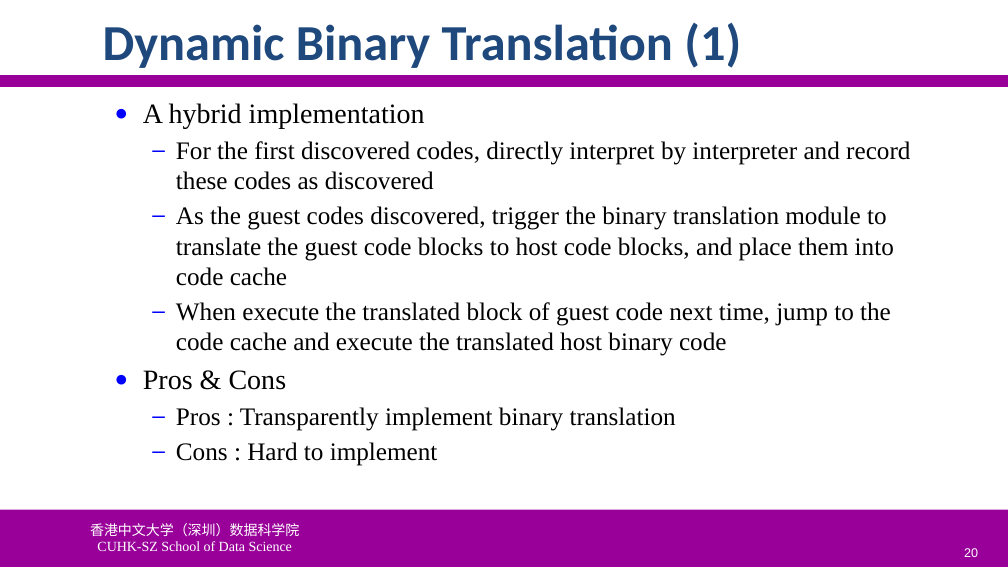
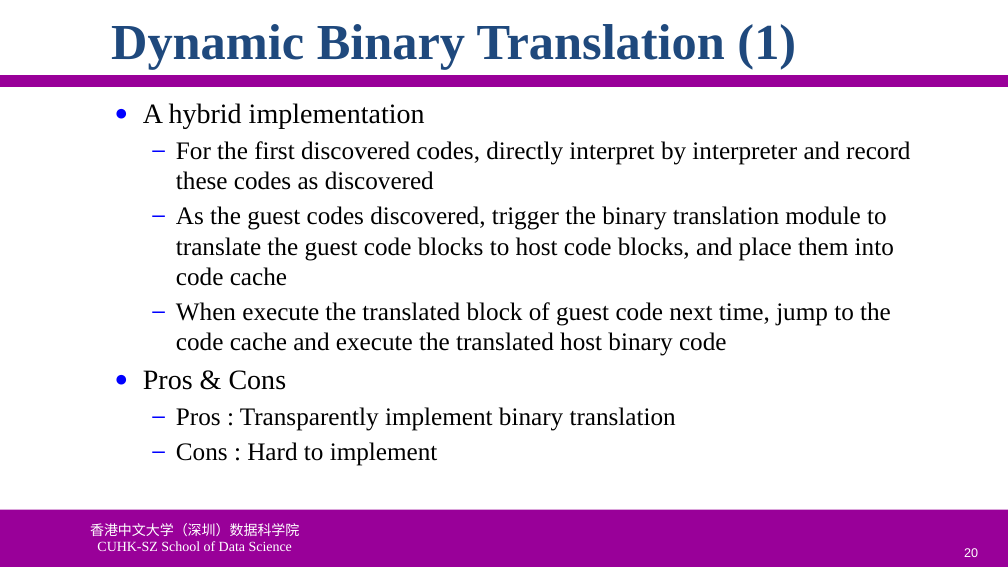
Before and after one commit to ychung1103/ychung1103.github.io, a slide deck: slide 20 of Slides/CSC6103/VT-02 System Virtualization.pptx. Drawn at 1008x567 pixels with LibreOffice and Linux fonts; fonts in the diff are those of the drawing; background and template pictures are left out. Boxes give left, top, right and bottom in pixels: in the first picture for what was removed or moved away, otherwise in the second. Text is boxed around its words. In the diff, an @@ line names an element or a change of style, - is before the commit and + after.

```diff
--- a/Slides/CSC6103/VT-02 System Virtualization.pptx
+++ b/Slides/CSC6103/VT-02 System Virtualization.pptx
@@ title "Dynamic Binary Translation (1)": place and size @@
-title "Dynamic Binary Translation (1)" at [103, 22, 741, 68]
+title "Dynamic Binary Translation (1)" at [111, 24, 796, 70]
@@ title "Dynamic Binary Translation (1)" at [111, 24, 796, 70]: font Calibri to Times New Roman @@
```
Also in this commit, not shown: 46 other slides changed, 1 other file.
